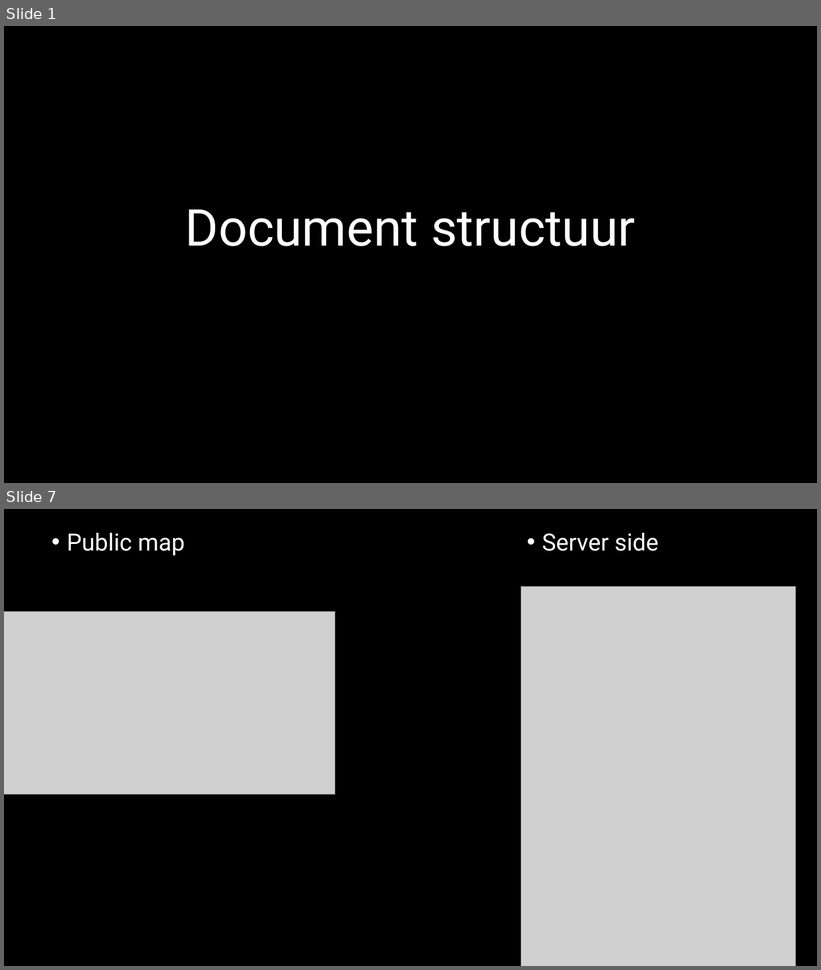
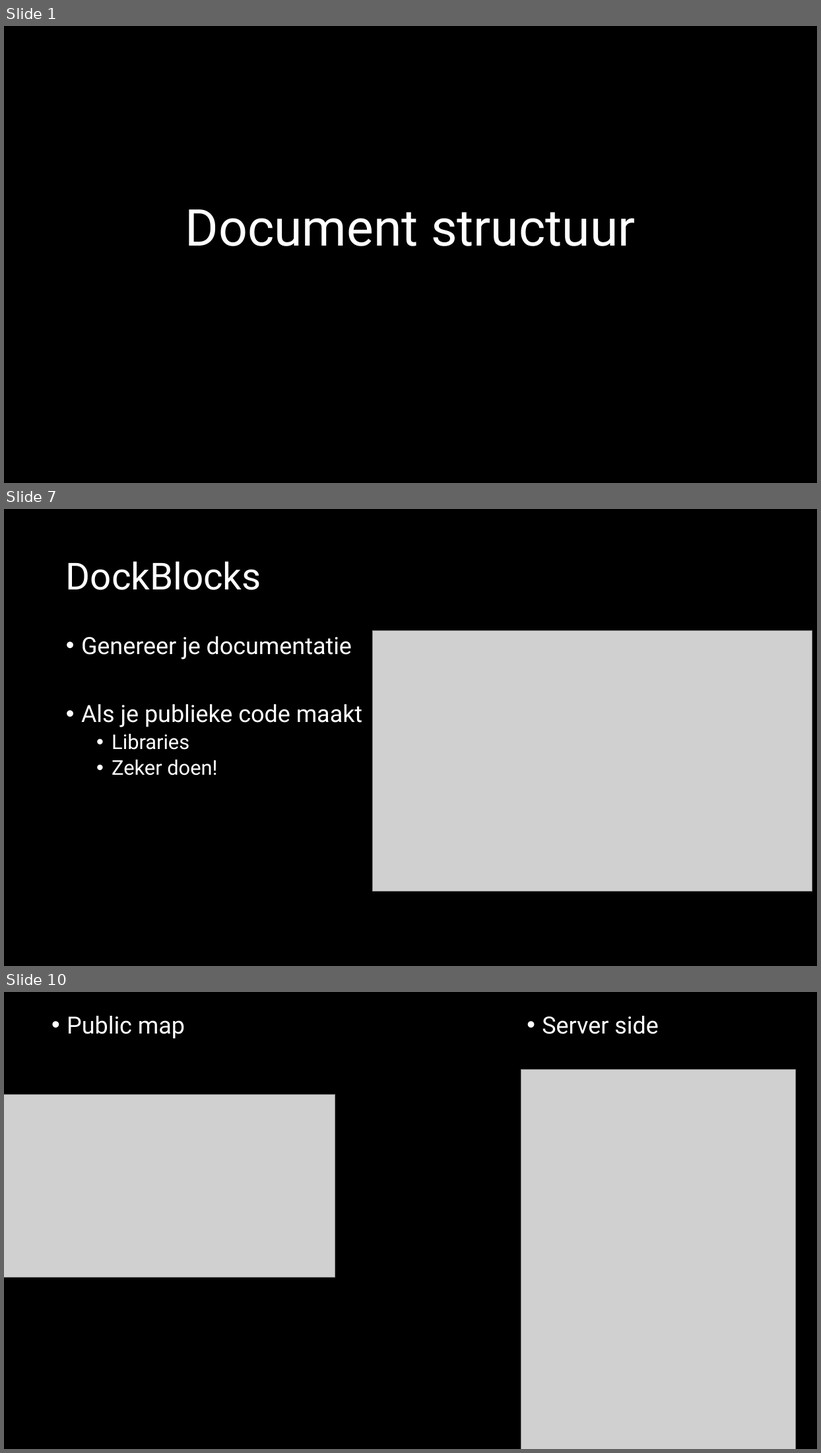
Before and after one commit to jheidebrink-ma/m5prog_opdrachtensite, a slide deck: Presentaties_versie_d/02 - Structuur.pptx. Shown one above the other, each under a label of ours: slides 1 and 7 before the commit, slides 1, 7 and 10 after it; the slides between them are not shown. The pictures are 821x970 and 821x1453 pixels, drawn with LibreOffice and Linux fonts; fonts in the diff are those of the drawing; grey boxes stand for pictures. Boxes give left, top, right and bottom in pixels: in the first picture for what was removed or moved away, otherwise in the second. Text is boxed around its words. In the diff, an @@ line names an element or a change of style, - is before the commit and + after.

```diff
--- a/Presentaties_versie_d/02 - Structuur.pptx
+++ b/Presentaties_versie_d/02 - Structuur.pptx
@@ slide 7 added at (4, 509, 817, 966), background #000000 @@
@@ title added at (66, 561, 261, 590), 44 pt, text #FFFFFF @@
+DockBlocks
@@ text added at (81, 636, 362, 776), 28 pt, text #FFFFFF @@
+• Genereer je documentatie
+• Als je publieke code maakt
+  • Libraries
+  • Zeker doen!
@@ picture added at (373, 631, 813, 892) @@
@@ what was slide 7 is now slide 10 @@
```
Also in this commit, not shown: 5 slides changed, 3 other slides added, 24 other files.
